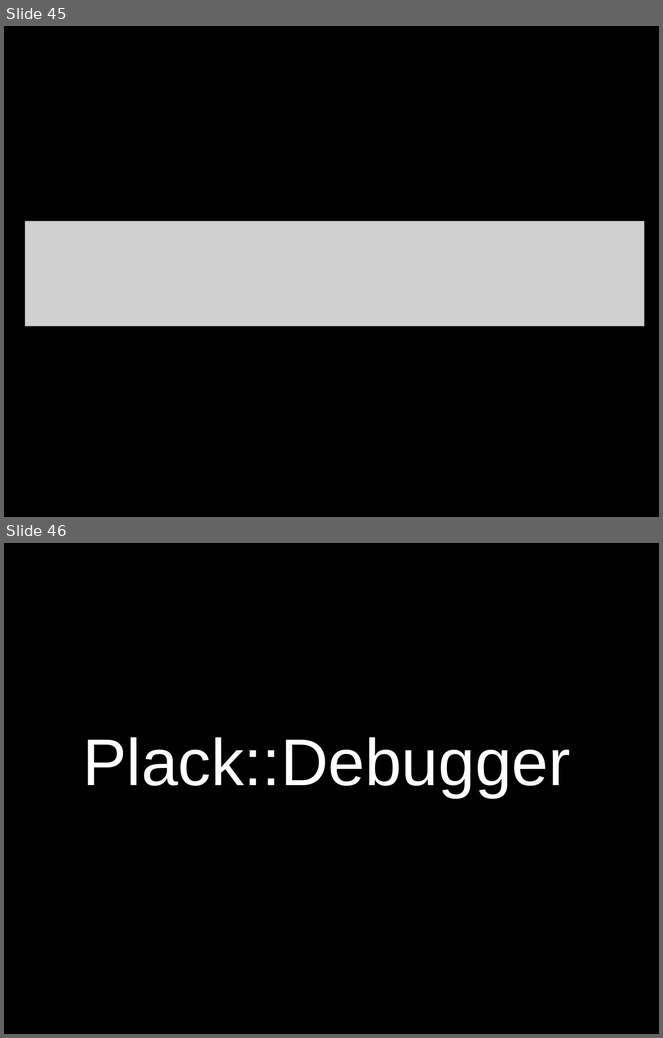
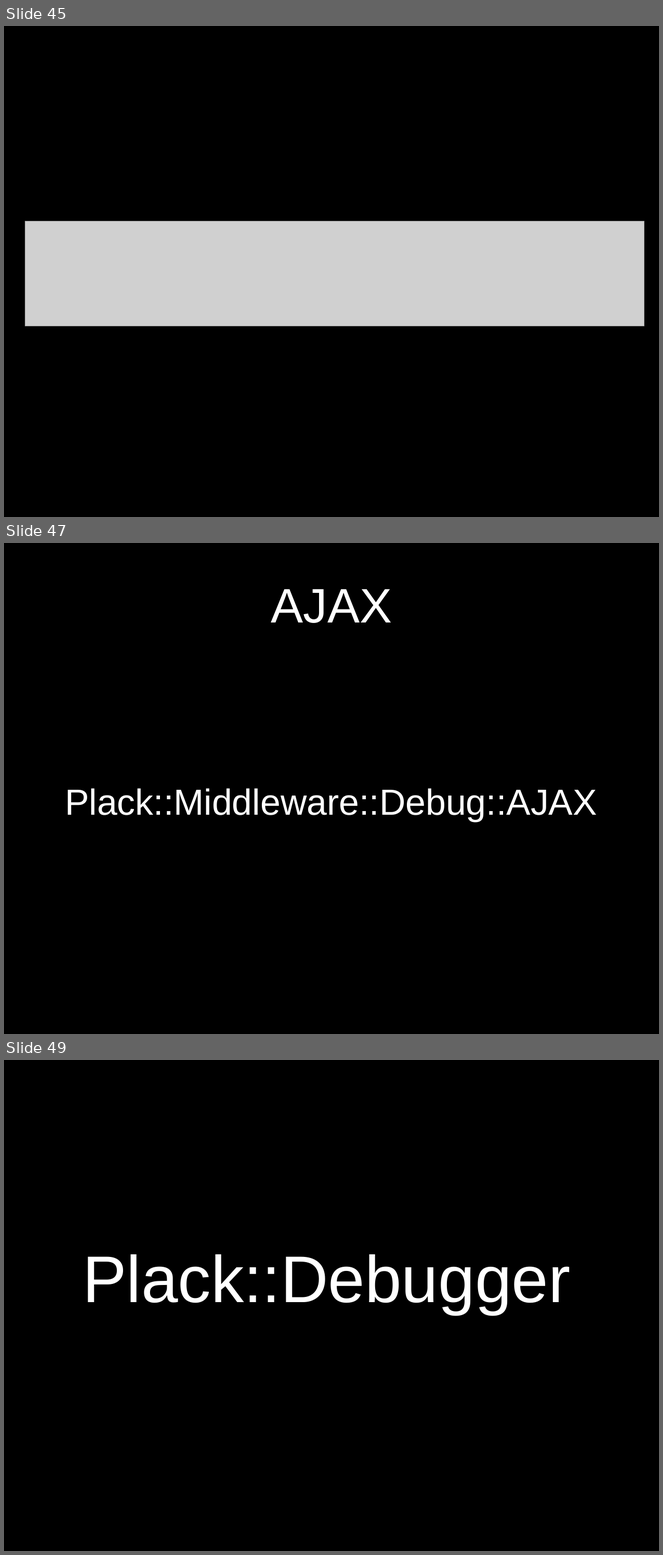
Before and after one commit to SysPete/perl-dancer-conference-2016, a slide deck: plack-debugger-meets-dancer2.odp. Shown one above the other, each under a label of ours: slides 45 and 46 before the commit, slides 45, 47 and 49 after it; the slides between them are not shown. The pictures are 663x1038 and 663x1555 pixels, drawn with LibreOffice and Linux fonts; fonts in the diff are those of the drawing; grey boxes stand for pictures. Boxes give left, top, right and bottom in pixels: in the first picture for what was removed or moved away, otherwise in the second. Text is boxed around its words. In the diff, an @@ line names an element or a change of style, - is before the commit and + after.

```diff
--- a/plack-debugger-meets-dancer2.odp
+++ b/plack-debugger-meets-dancer2.odp
@@ slide 47 added at (x1=4, y1=543, x2=659, y2=1034), background #000000 @@
@@ title added at (x1=271, y1=589, x2=392, y2=623), 58.7 pt, text #FFFFFF @@
+AJAX
@@ subtitle added at (x1=65, y1=788, x2=597, y2=822), 44 pt, text #FFFFFF @@
+Plack::Middleware::Debug::AJAX
@@ what was slide 46 is now slide 49 @@
```
Also in this commit, not shown: 1 slide changed, 5 other slides added.
